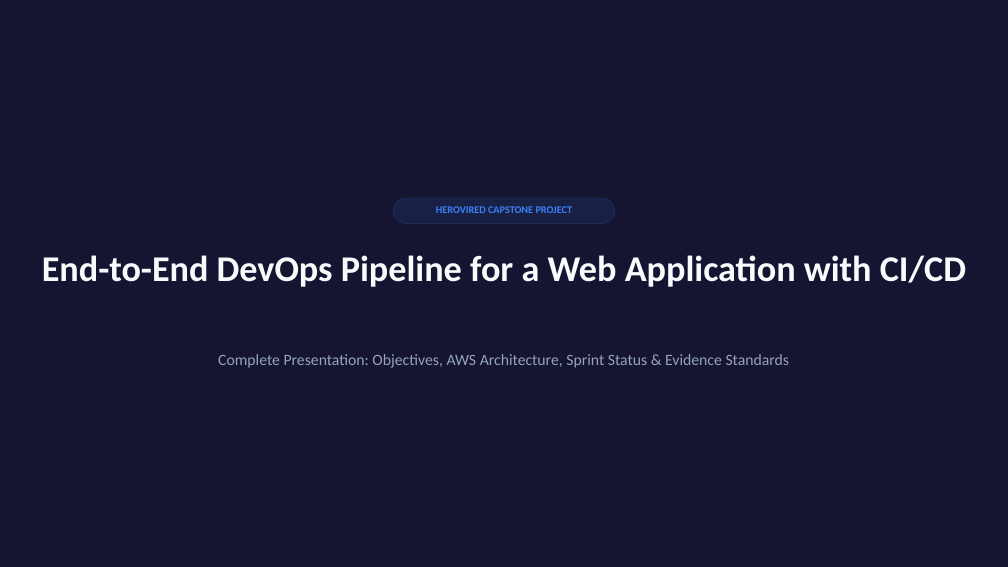
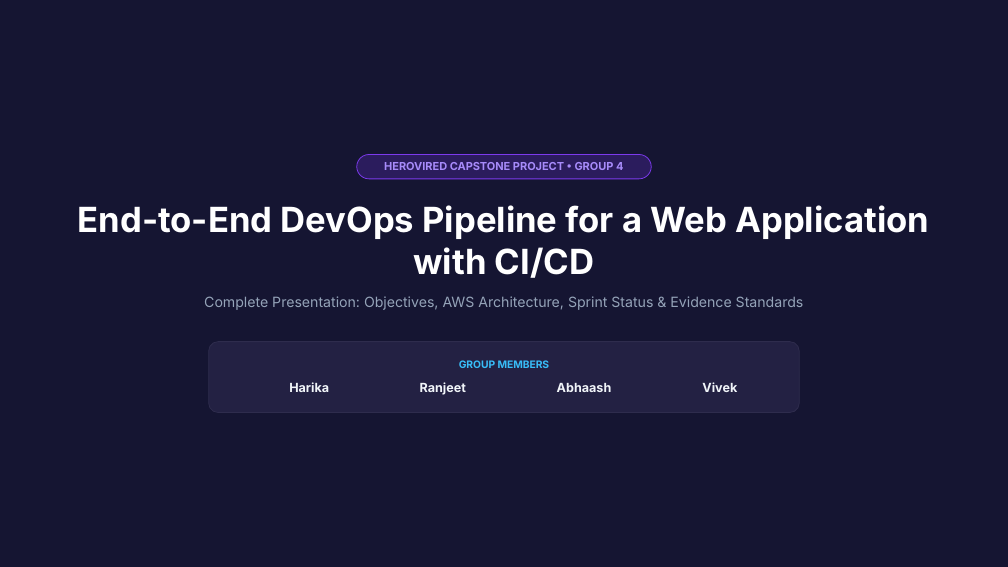
Before and after one commit to hvb16ag4-dev/StreamingAppCapstone, a slide deck: slide 1 of docs/evidence/HVB16A_Group4_CapstoneProject.pptx. Drawn at 1008x567 pixels with LibreOffice and Linux fonts; fonts in the diff are those of the drawing; background and template pictures are left out. Boxes give left, top, right and bottom in pixels: in the first picture for what was removed or moved away, otherwise in the second. Text is boxed around its words. In the diff, an @@ line names an element or a change of style, - is before the commit and + after.

Commit message:
HVC9 Update in PPT document
HVC9 Update in PPT document

```diff
--- a/docs/evidence/HVB16A_Group4_CapstoneProject.pptx
+++ b/docs/evidence/HVB16A_Group4_CapstoneProject.pptx
@@ rounded rectangle: place and size @@
-rounded rectangle at <box>393,198,615,223</box>
+rounded rectangle at <box>357,154,652,178</box>
@@ rounded rectangle at <box>357,154,652,178</box>: fill #192046 to #2B1C5D; outline #1D2B59 0.75 pt to #7C3AED 0.75 pt @@
@@ text at <box>384,162,623,170</box>: text changed; size 9.8 to 10.5 pt; font Calibri to Inter; text colour #3B82F6 to #A78BFA @@
-HEROVIRED CAPSTONE PROJECT
+HEROVIRED CAPSTONE PROJECT • GROUP 4
@@ text "End-to-End DevOps Pipeline for a ...": place and size @@
-text "End-to-End DevOps Pipeline for a ..." at <box>42,255,966,287</box>
+text "End-to-End DevOps Pipeline for a ..." at <box>78,205,929,278</box>
@@ text "End-to-End DevOps Pipeline for a ..." at <box>78,205,929,278</box>: size 34.5 to 33 pt, font Calibri to Inter, text colour #F8FAFC to #FFFFFF; line spacing 41.4pt to 39.6pt @@
@@ text "Complete Presentation: Objectives, AWS Architecture, ...": place and size @@
-text "Complete Presentation: Objectives, AWS Architecture, ..." at <box>218,354,790,368</box>
+text "Complete Presentation: Objectives, AWS Architecture, ..." at <box>204,296,804,310</box>
@@ text "Complete Presentation: Objectives, AWS Architecture, ..." at <box>204,296,804,310</box>: size 15 to 13.5 pt, font Calibri to Inter; line spacing 22.5pt to 1 @@
@@ rounded rectangle added at <box>209,342,799,413</box>, fill #232143, outline #2E2C4D 0.75 pt @@
@@ text added at <box>459,359,550,370</box>, 9.8 pt, text #38BDF8, bold @@
+GROUP MEMBERS
@@ text added at <box>289,382,329,392</box>, 12 pt, text #F1F5F9, bold @@
+Harika
@@ text added at <box>420,382,466,395</box>, 12 pt, text #F1F5F9, bold @@
+Ranjeet
@@ text added at <box>557,383,612,392</box>, 12 pt, text #F1F5F9, bold @@
+Abhaash
@@ text added at <box>702,382,737,392</box>, 12 pt, text #F1F5F9, bold @@
+Vivek
```
